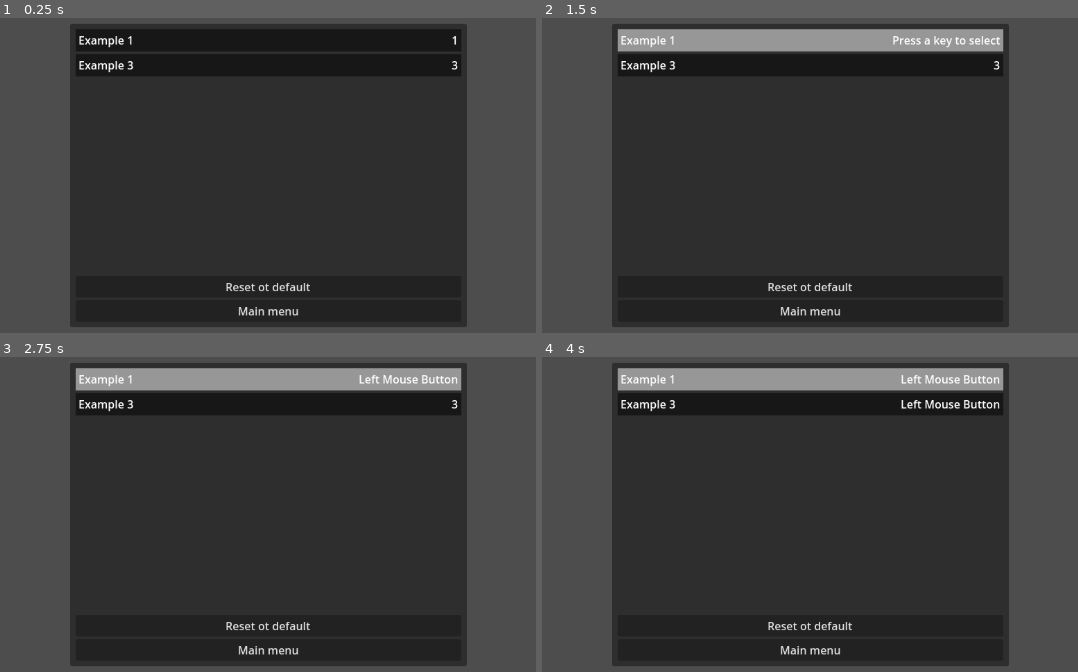
Above: before the commit, frames 1-4 (two rows, left to right).
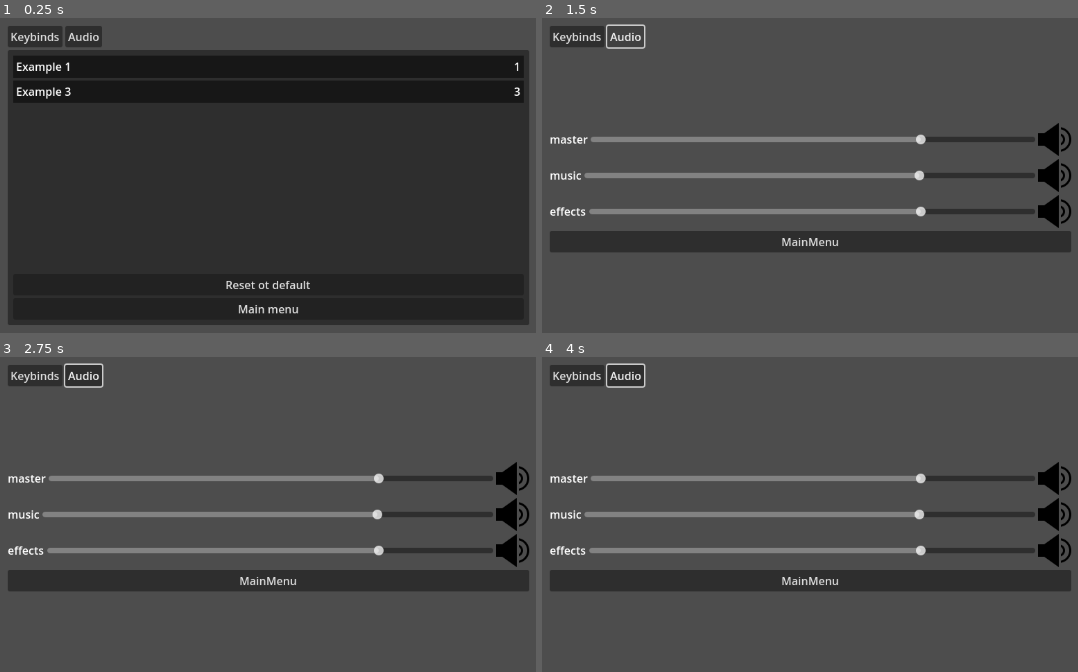
Above: after the commit, the same moments.

Repository: SytonK/settings-and-menus
Game: Godot game, scene res://src/UI/menus/settings/settings_menu.tscn
Same seed, same stepped clock (60 frames per second), same inputs: the game is played once before the commit and once after it. This scene is started directly instead of the project's main scene.
Inputs (mouse positions are in pixels of both pictures, inside the frame that each line leads up to):
- Up to frame 1 (0.25 s): no input
- Up to frame 2 (1.5 s): click (579, 36) at 0.5 s, where only the run after the commit has a clickable "Keybinds"; click (627, 36) at 1.25 s, where only the run after the commit has a clickable "Audio"
- Up to frame 3 (2.75 s): click (268, 379) at 2.02 s
- Up to frame 4 (4 s): click (810, 404) at 2.77 s; click (810, 379) at 3.52 s

The runs differ from the first frame. In frame 1, 28% of the frame differs, in the area x 1-99%, y 1-99%; in frame 2, 69%; in frame 3, 69%; in frame 4, 69%.

Commit message:
settings selection

Diff:
--- a/src/UI/menus/settings/audio/audio_menu.tscn
+++ b/src/UI/menus/settings/audio/audio_menu.tscn
@@ -14,17 +14,12 @@
 
 [node name="VBoxContainer" type="VBoxContainer" parent="."]
 layout_mode = 1
-anchors_preset = 8
-anchor_left = 0.5
-anchor_top = 0.5
-anchor_right = 0.5
-anchor_bottom = 0.5
-offset_left = -398.0
-offset_top = -93.0
-offset_right = 398.0
-offset_bottom = 94.0
+anchors_preset = 15
+anchor_right = 1.0
+anchor_bottom = 1.0
 grow_horizontal = 2
 grow_vertical = 2
+alignment = 1
 
 [node name="MasterHBox" type="HBoxContainer" parent="VBoxContainer"]
 layout_mode = 2
--- a/src/UI/menus/settings/keybind/keybind_menu.tscn
+++ b/src/UI/menus/settings/keybind/keybind_menu.tscn
@@ -14,15 +14,9 @@
 
 [node name="Panel" type="Panel" parent="."]
 layout_mode = 1
-anchors_preset = 8
-anchor_left = 0.5
-anchor_top = 0.5
-anchor_right = 0.5
-anchor_bottom = 0.5
-offset_left = -286.0
-offset_top = -219.0
-offset_right = 286.0
-offset_bottom = 219.0
+anchors_preset = 15
+anchor_right = 1.0
+anchor_bottom = 1.0
 grow_horizontal = 2
 grow_vertical = 2
 
--- /dev/null
+++ b/src/UI/menus/settings/settings_menu.gd
@@ -0,0 +1,21 @@
+extends Control
+
+
+@onready var rebind_menu: Control = $VBoxContainer/RebindMenu
+@onready var audio_menu: Control = $VBoxContainer/AudioMenu
+
+@onready var curr_settings_menu: Control = rebind_menu : set = _set_curr_settings_menu
+
+
+func _on_keybinds_settings_button_pressed() -> void:
+	curr_settings_menu = rebind_menu
+
+
+func _on_audio_settings_button_pressed() -> void:
+	curr_settings_menu = audio_menu
+
+
+func _set_curr_settings_menu(new_menu: Control) -> void:
+	curr_settings_menu.visible = false
+	curr_settings_menu = new_menu
+	curr_settings_menu.visible = true
--- a/src/UI/menus/settings/settings_menu.tscn
+++ b/src/UI/menus/settings/settings_menu.tscn
@@ -1,6 +1,7 @@
-[gd_scene load_steps=3 format=3 uid="uid://cm1vo0wwx040h"]
+[gd_scene load_steps=4 format=3 uid="uid://cm1vo0wwx040h"]
 
 [ext_resource type="PackedScene" uid="uid://d0m0ksp5njn7v" path="res://src/UI/menus/settings/keybind/keybind_menu.tscn" id="1_mm0fn"]
+[ext_resource type="Script" path="res://src/UI/menus/settings/settings_menu.gd" id="1_yj076"]
 [ext_resource type="PackedScene" uid="uid://iag6cbwcx0ud" path="res://src/UI/menus/settings/audio/audio_menu.tscn" id="2_2g3vo"]
 
 [node name="SettingsMenu" type="Control"]
@@ -10,10 +11,40 @@
 anchor_bottom = 1.0
 grow_horizontal = 2
 grow_vertical = 2
+script = ExtResource("1_yj076")
 
-[node name="RebindMenu" parent="." instance=ExtResource("1_mm0fn")]
+[node name="VBoxContainer" type="VBoxContainer" parent="."]
 layout_mode = 1
+anchors_preset = 15
+anchor_right = 1.0
+anchor_bottom = 1.0
+offset_left = 200.0
+offset_top = 108.0
+offset_right = -200.0
+offset_bottom = -108.0
+grow_horizontal = 2
+grow_vertical = 2
 
-[node name="AudioMenu" parent="." instance=ExtResource("2_2g3vo")]
+[node name="HBoxContainer" type="HBoxContainer" parent="VBoxContainer"]
+layout_mode = 2
+
+[node name="KeybindsSettingsButton" type="Button" parent="VBoxContainer/HBoxContainer"]
+layout_mode = 2
+text = "Keybinds
+"
+
+[node name="AudioSettingsButton" type="Button" parent="VBoxContainer/HBoxContainer"]
+layout_mode = 2
+text = "Audio"
+
+[node name="RebindMenu" parent="VBoxContainer" instance=ExtResource("1_mm0fn")]
+layout_mode = 2
+size_flags_vertical = 3
+
+[node name="AudioMenu" parent="VBoxContainer" instance=ExtResource("2_2g3vo")]
 visible = false
-layout_mode = 1
+layout_mode = 2
+size_flags_vertical = 3
+
+[connection signal="pressed" from="VBoxContainer/HBoxContainer/KeybindsSettingsButton" to="." method="_on_keybinds_settings_button_pressed"]
+[connection signal="pressed" from="VBoxContainer/HBoxContainer/AudioSettingsButton" to="." method="_on_audio_settings_button_pressed"]
